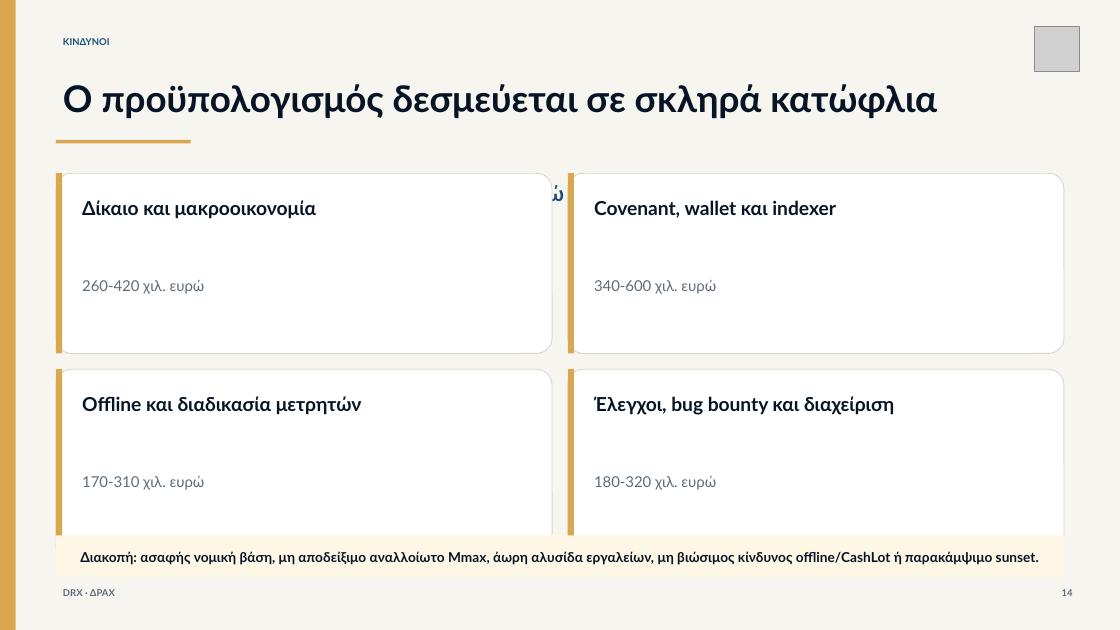
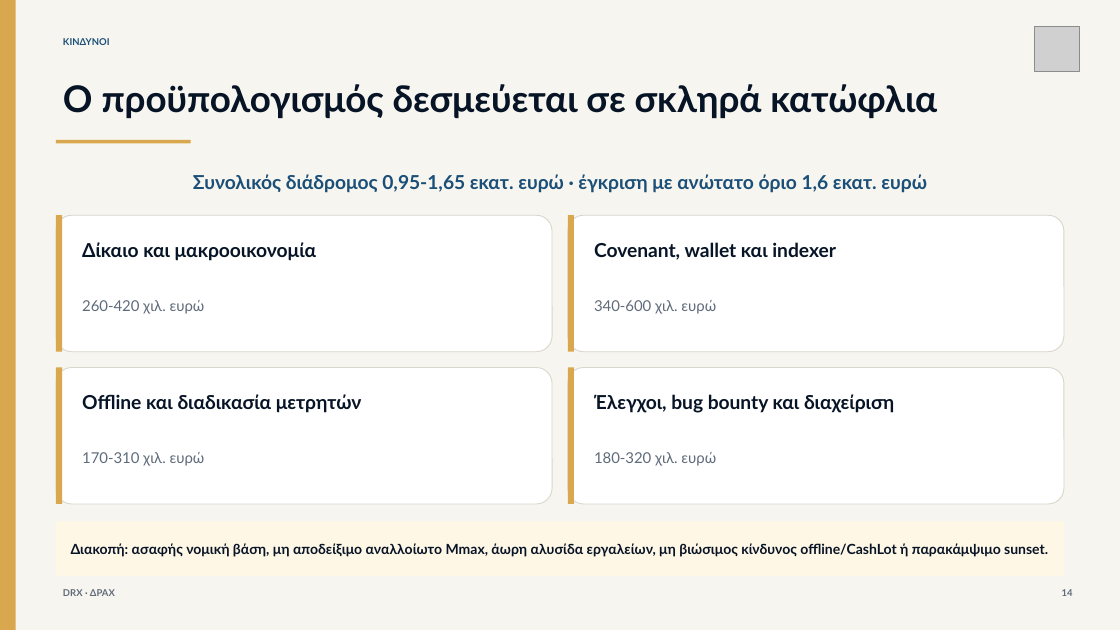
Before and after one commit to NeaBouli/DRAX, a slide deck: slide 15 of docs/downloads/el/DRX_Ministerial_Presentation_EL.pptx. Drawn at 1120x630 pixels with LibreOffice and Linux fonts; fonts in the diff are those of the drawing; grey boxes stand for pictures. Boxes give left, top, right and bottom in pixels: in the first picture for what was removed or moved away, otherwise in the second. Text is boxed around its words. In the diff, an @@ line names an element or a change of style, - is before the commit and + after.

```diff
--- a/docs/downloads/el/DRX_Ministerial_Presentation_EL.pptx
+++ b/docs/downloads/el/DRX_Ministerial_Presentation_EL.pptx
@@ text "Συνολικός διάδρομος 0,95-1,65 εκατ. ευρώ ...": place and size @@
-text "Συνολικός διάδρομος 0,95-1,65 εκατ. ευρώ ..." at <box>158,184,853,206</box>
+text "Συνολικός διάδρομος 0,95-1,65 εκατ. ευρώ ..." at <box>193,174,927,193</box>
@@ text "Συνολικός διάδρομος 0,95-1,65 εκατ. ευρώ ..." at <box>193,174,927,193</box>: size 18 to 16.5 pt @@
@@ rounded rectangle: place and size @@
-rounded rectangle at <box>56,173,553,354</box>
+rounded rectangle at <box>56,215,553,351</box>
@@ rectangle: place and size @@
-rectangle at <box>56,173,62,354</box>
+rectangle at <box>56,215,62,351</box>
@@ text "Δίκαιο και μακροοικονομία": place and size @@
-text "Δίκαιο και μακροοικονομία" at <box>82,200,317,219</box>
+text "Δίκαιο και μακροοικονομία" at <box>82,242,317,261</box>
@@ rounded rectangle: place and size @@
-rounded rectangle at <box>568,173,1065,354</box>
+rounded rectangle at <box>568,215,1065,351</box>
@@ rectangle: place and size @@
-rectangle at <box>568,173,574,354</box>
+rectangle at <box>568,215,574,351</box>
@@ text "Covenant, wallet και indexer": place and size @@
-text "Covenant, wallet και indexer" at <box>594,200,836,218</box>
+text "Covenant, wallet και indexer" at <box>594,242,836,260</box>
@@ text "260-420 χιλ. ευρώ": place and size @@
-text "260-420 χιλ. ευρώ" at <box>82,280,205,294</box>
+text "260-420 χιλ. ευρώ" at <box>82,300,205,314</box>
@@ text "340-600 χιλ. ευρώ": place and size @@
-text "340-600 χιλ. ευρώ" at <box>594,280,716,294</box>
+text "340-600 χιλ. ευρώ" at <box>594,300,716,314</box>
@@ rounded rectangle: place and size @@
-rounded rectangle at <box>56,370,553,550</box>
+rounded rectangle at <box>56,368,553,504</box>
@@ rectangle: place and size @@
-rectangle at <box>56,370,62,550</box>
+rectangle at <box>56,368,62,504</box>
@@ proportions changed in 4 elements at <box>56,215,553,351</box>, <box>568,215,1065,351</box>, <box>56,368,553,504</box>, <box>568,368,1065,504</box> @@
@@ rounded rectangle: place and size @@
-rounded rectangle at <box>568,370,1065,550</box>
+rounded rectangle at <box>568,368,1065,504</box>
@@ rectangle: place and size @@
-rectangle at <box>568,370,574,550</box>
+rectangle at <box>568,368,574,504</box>
@@ text "170-310 χιλ. ευρώ": place and size @@
-text "170-310 χιλ. ευρώ" at <box>82,476,205,490</box>
+text "170-310 χιλ. ευρώ" at <box>82,452,205,466</box>
@@ text "180-320 χιλ. ευρώ": place and size @@
-text "180-320 χιλ. ευρώ" at <box>594,476,716,490</box>
+text "180-320 χιλ. ευρώ" at <box>594,452,716,466</box>
@@ rectangle "Διακοπή: ασαφής νομική βάση, μη ...": place and size @@
-rectangle "Διακοπή: ασαφής νομική βάση, μη ..." at <box>56,536,1065,578</box>
+rectangle "Διακοπή: ασαφής νομική βάση, μη ..." at <box>56,522,1065,576</box>
@@ rectangle "Διακοπή: ασαφής νομική βάση, μη ..." at <box>56,522,1065,576</box>: size 11.7 to 12 pt @@
```
Also in this commit, not shown: 4 other slides changed, 6 other files.
